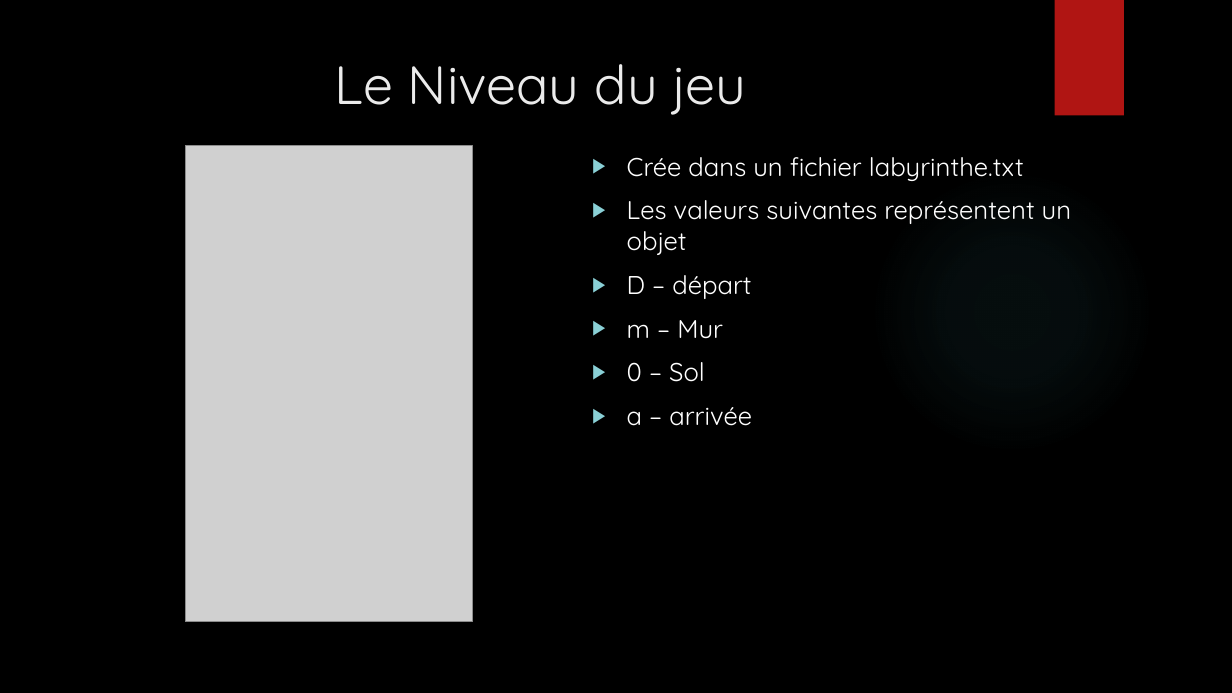
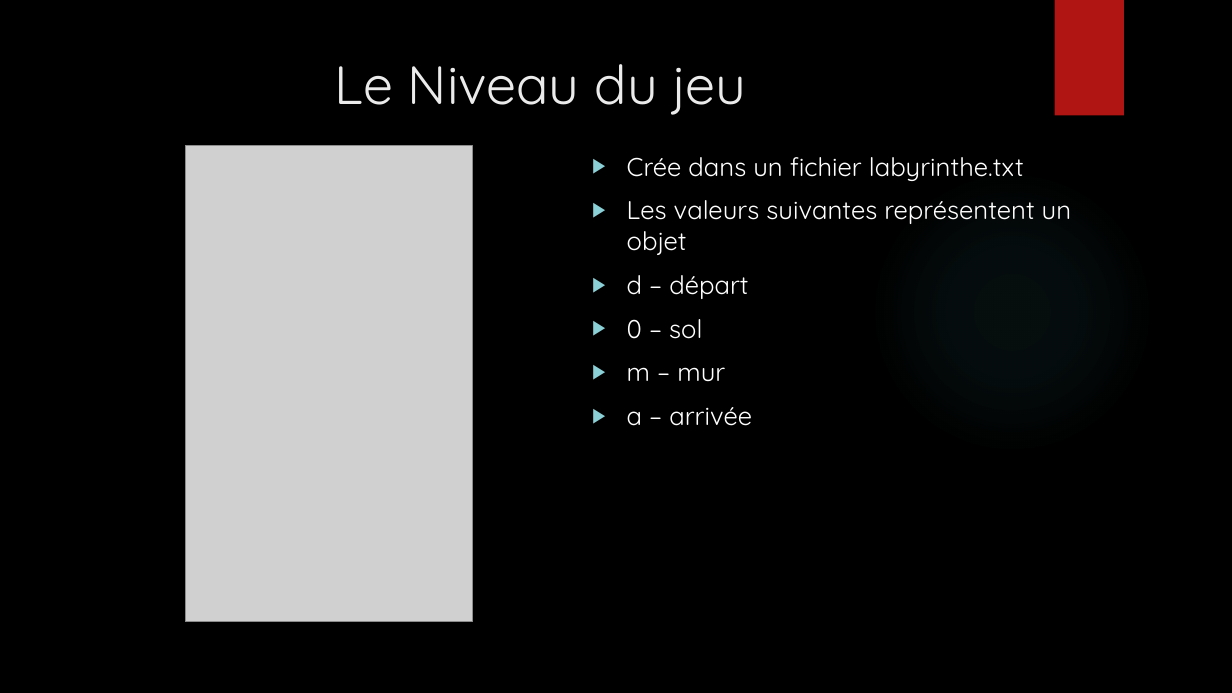
Before and after one commit to stan-dimitrov/Aidez-MacGyver-a-s-echapper, a slide deck: slide 8 of Aidez à Mac Gyver à s’échapper!!!.pptx. Drawn at 1232x693 pixels with LibreOffice and Linux fonts; fonts in the diff are those of the drawing; grey boxes stand for pictures; background and template pictures are left out. Boxes give left, top, right and bottom in pixels: in the first picture for what was removed or moved away, otherwise in the second. Text is boxed around its words. In the diff, an @@ line names an element or a change of style, - is before the commit and + after.

```diff
--- a/Aidez à Mac Gyver à s’échapper!!!.pptx
+++ b/Aidez à Mac Gyver à s’échapper!!!.pptx
@@ text at bbox=[627, 275, 748, 381]: text changed @@
-▶ D – départ
-▶ m – Mur
-▶ 0 – Sol
+▶ d – départ
+▶ 0 – sol
+▶ m – mur
```
Also in this commit, not shown: 3 other slides changed.
